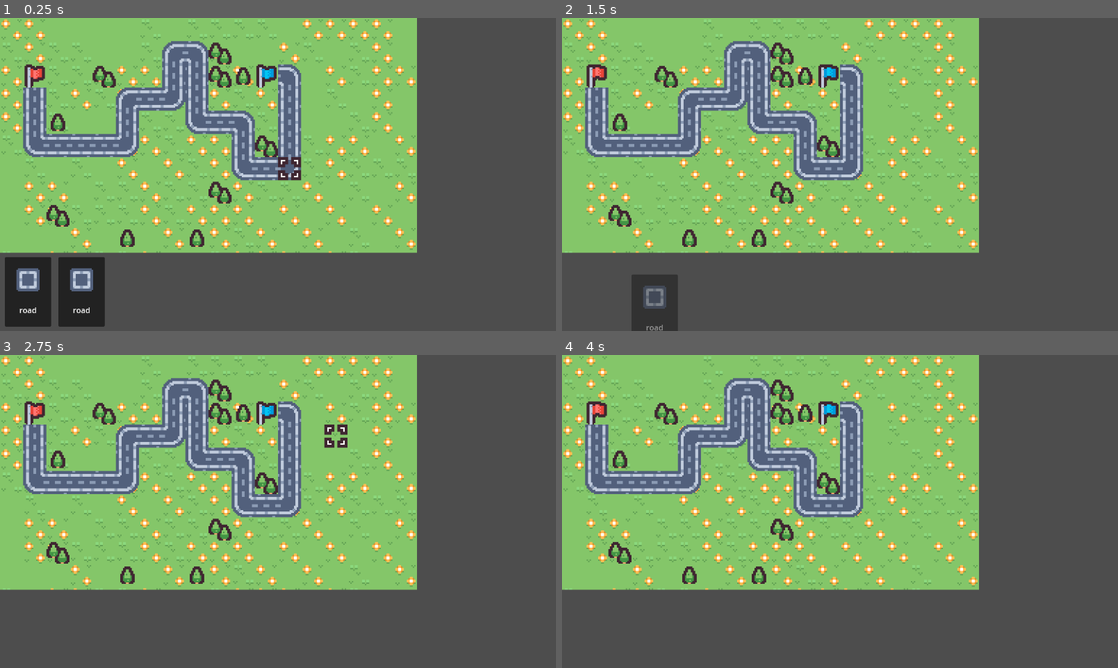
Above: before the commit, frames 1-4 (two rows, left to right).
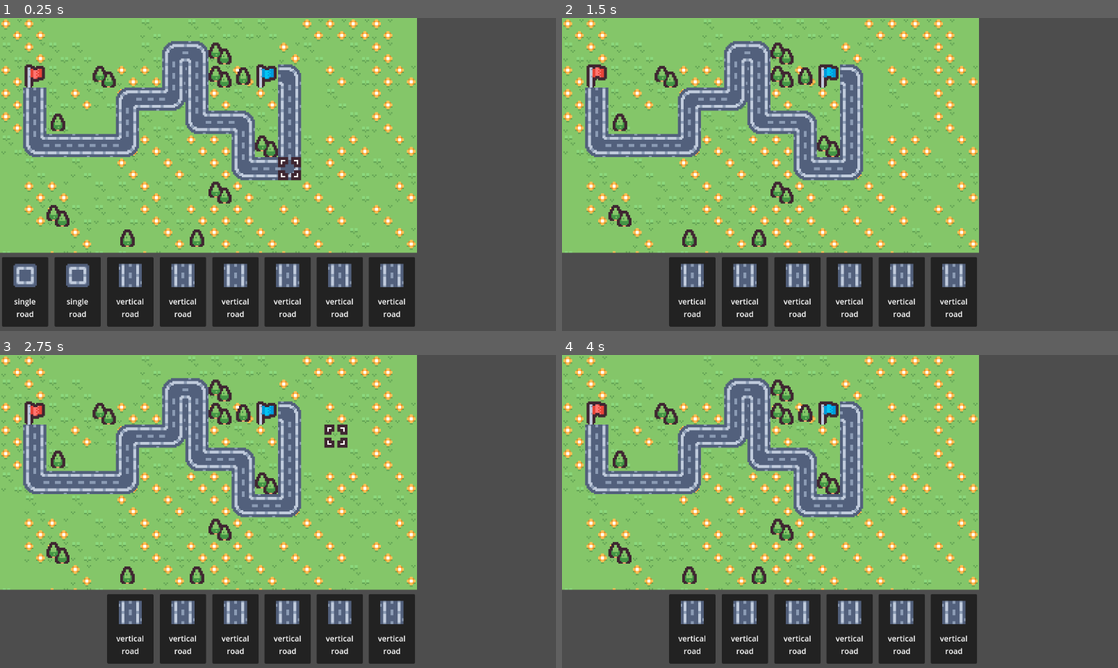
Above: after the commit, the same moments.

Repository: nuzcraft/trails-roads-rails
Game: Godot game, scene res://scenes/main.tscn
Same seed, same stepped clock (60 frames per second), same inputs: the game is played once before the commit and once after it.
Inputs (mouse positions are in pixels of both pictures, inside the frame that each line leads up to):
- Up to frame 1 (0.25 s): no input
- Up to frame 2 (1.5 s): tap Enter at 0.5 s; move the mouse to (589, 293) at 0.52 s; click (589, 293) at 0.67 s; tap Space at 1.25 s; move the mouse to (645, 293) at 1.27 s; click (645, 293) at 1.42 s
- Up to frame 3 (2.75 s): tap Enter at 2 s; move the mouse to (333, 442) at 2.02 s; click (333, 442) at 2.17 s
- Up to frame 4 (4 s): tap Space at 2.75 s; move the mouse to (812, 574) at 2.77 s; click (812, 574) at 2.92 s; tap Enter at 3.5 s; move the mouse to (1006, 558) at 3.52 s; click (1006, 558) at 3.67 s

The runs differ from the first frame. In frame 1, 12% of the frame differs, in the area x 0-75%, y 76-99%; in frame 2, 12%; in frame 3, 11%; in frame 4, 11%.

Commit message:
messed up card dragging by adding containers

Diff:
--- a/scenes/card.gd
+++ b/scenes/card/card.gd
@@ -2,6 +2,8 @@
 class_name Card
 
 signal card_dropped(card, atlas_position)
+
+@export var card_name: String = "single road"
 
 var return_pos: Vector2
 
@@ -18,6 +20,7 @@
 	return_pos = position
 	var tex: AtlasTexture = $PanelContainer/VBoxContainer/TextureRect.texture
 	atlas_pos = tex.region.position / 16
+	$PanelContainer/VBoxContainer/Label.text = card_name
 
 func _process(delta: float) -> void:
 	match current_state:
--- a/scenes/card.tscn
+++ b/scenes/card/card.tscn
@@ -1,6 +1,6 @@
 [gd_scene load_steps=4 format=3 uid="uid://cxvwx7q4ct2qd"]
 
-[ext_resource type="Script" path="res://scenes/card.gd" id="1_klpha"]
+[ext_resource type="Script" path="res://scenes/card/card.gd" id="1_klpha"]
 [ext_resource type="Texture2D" uid="uid://cg3h6g2bsiy8s" path="res://assets/kenney-tiny-battle/tilemap_packed.png" id="1_rxqnl"]
 
 [sub_resource type="AtlasTexture" id="AtlasTexture_vt1ow"]
@@ -43,6 +43,7 @@
 [node name="TextureRect" type="TextureRect" parent="PanelContainer/VBoxContainer"]
 custom_minimum_size = Vector2(48, 48)
 layout_mode = 2
+size_flags_horizontal = 4
 size_flags_vertical = 6
 texture = SubResource("AtlasTexture_vt1ow")
 
@@ -52,10 +53,12 @@
 mouse_filter = 1
 
 [node name="Label" type="Label" parent="PanelContainer/VBoxContainer"]
+custom_minimum_size = Vector2(48, 48)
 layout_mode = 2
-text = "road"
+text = "single road"
 horizontal_alignment = 1
 vertical_alignment = 1
+autowrap_mode = 2
 
 [node name="Spacer3" type="Control" parent="PanelContainer/VBoxContainer"]
 layout_mode = 2
--- /dev/null
+++ b/scenes/card/road/vert_road_card.tscn
@@ -0,0 +1,14 @@
+[gd_scene load_steps=4 format=3 uid="uid://dqnmna5yxls28"]
+
+[ext_resource type="PackedScene" uid="uid://cxvwx7q4ct2qd" path="res://scenes/card/card.tscn" id="1_l0aw3"]
+[ext_resource type="Texture2D" uid="uid://cg3h6g2bsiy8s" path="res://assets/kenney-tiny-battle/tilemap_packed.png" id="2_8jn6k"]
+
+[sub_resource type="AtlasTexture" id="AtlasTexture_5yw3f"]
+atlas = ExtResource("2_8jn6k")
+region = Rect2(0, 128, 16, 16)
+
+[node name="VertRoadCard" instance=ExtResource("1_l0aw3")]
+card_name = "vertical road"
+
+[node name="TextureRect" parent="PanelContainer/VBoxContainer" index="1"]
+texture = SubResource("AtlasTexture_5yw3f")
--- a/scenes/main.gd
+++ b/scenes/main.gd
@@ -4,17 +4,16 @@
 
 # Called when the node enters the scene tree for the first time.
 func _ready() -> void:
-	$Control/Card.card_dropped.connect(on_card_dropped)
-	$Control/Card2.card_dropped.connect(on_card_dropped)
+	$Control/HandContainer/CardContainer/Card.card_dropped.connect(on_card_dropped)
+	$Control/HandContainer/CardContainer2/Card2.card_dropped.connect(on_card_dropped)
+	$Control/HandContainer/CardContainer3/VertRoadCard.card_dropped.connect(on_card_dropped)
+	$Control/HandContainer/CardContainer4/VertRoadCard2.card_dropped.connect(on_card_dropped)
 
 # Called every frame. 'delta' is the elapsed time since the previous frame.
 func _process(delta: float) -> void:
 	pass
 
 func on_card_dropped(card: Card, atlas_position: Vector2) -> void:
-	print("card dropped heh")
-	print(tile_map_layer_feature.get_local_mouse_position())
-	print(tile_map_layer_feature.local_to_map(tile_map_layer_feature.get_local_mouse_position()))
 	var cell_coord: Vector2i = tile_map_layer_feature.local_to_map(tile_map_layer_feature.get_local_mouse_position())
 	tile_map_layer_feature.set_cell(cell_coord, 0, atlas_position)
 	card.queue_free()
--- a/scenes/main.tscn
+++ b/scenes/main.tscn
@@ -1,9 +1,10 @@
-[gd_scene load_steps=5 format=4 uid="uid://c7gdxxf0oydxh"]
+[gd_scene load_steps=6 format=4 uid="uid://c7gdxxf0oydxh"]
 
 [ext_resource type="TileSet" uid="uid://csb8dcao3si8j" path="res://resources/tiny-battle-tileset.tres" id="1_ow657"]
 [ext_resource type="Script" path="res://scenes/main.gd" id="1_ukryv"]
 [ext_resource type="PackedScene" uid="uid://7sblqvhw6rhk" path="res://scenes/grid_cursor.tscn" id="2_7h2p8"]
-[ext_resource type="PackedScene" uid="uid://cxvwx7q4ct2qd" path="res://scenes/card.tscn" id="2_ur03e"]
+[ext_resource type="PackedScene" uid="uid://cxvwx7q4ct2qd" path="res://scenes/card/card.tscn" id="2_ur03e"]
+[ext_resource type="PackedScene" uid="uid://dqnmna5yxls28" path="res://scenes/card/road/vert_road_card.tscn" id="5_cmo2r"]
 
 [node name="Main" type="Node"]
 script = ExtResource("1_ukryv")
@@ -41,16 +42,76 @@
 tile_set = ExtResource("1_ow657")
 
 [node name="GridCursor" parent="Control/SubViewportContainer/SubViewport" instance=ExtResource("2_7h2p8")]
-position = Vector2(152, -24)
+position = Vector2(136, 72)
 
-[node name="Card" parent="Control" instance=ExtResource("2_ur03e")]
-offset_left = 10.0
-offset_top = 495.0
-offset_right = 106.0
-offset_bottom = 639.0
+[node name="HandContainer" type="GridContainer" parent="Control"]
+layout_mode = 1
+anchors_preset = -1
+anchor_top = 0.75
+anchor_right = 0.75
+anchor_bottom = 1.0
+columns = 8
 
-[node name="Card2" parent="Control" instance=ExtResource("2_ur03e")]
-offset_left = 121.0
-offset_top = 495.0
-offset_right = 217.0
-offset_bottom = 639.0
+[node name="CardContainer" type="CenterContainer" parent="Control/HandContainer"]
+layout_mode = 2
+size_flags_horizontal = 3
+size_flags_vertical = 3
+
+[node name="Card" parent="Control/HandContainer/CardContainer" instance=ExtResource("2_ur03e")]
+layout_mode = 2
+
+[node name="CardContainer2" type="CenterContainer" parent="Control/HandContainer"]
+layout_mode = 2
+size_flags_horizontal = 3
+size_flags_vertical = 3
+
+[node name="Card2" parent="Control/HandContainer/CardContainer2" instance=ExtResource("2_ur03e")]
+layout_mode = 2
+
+[node name="CardContainer3" type="CenterContainer" parent="Control/HandContainer"]
+layout_mode = 2
+size_flags_horizontal = 3
+size_flags_vertical = 3
+
+[node name="VertRoadCard" parent="Control/HandContainer/CardContainer3" instance=ExtResource("5_cmo2r")]
+layout_mode = 2
+
+[node name="CardContainer4" type="CenterContainer" parent="Control/HandContainer"]
+layout_mode = 2
+size_flags_horizontal = 3
+size_flags_vertical = 3
+
+[node name="VertRoadCard2" parent="Control/HandContainer/CardContainer4" instance=ExtResource("5_cmo2r")]
+layout_mode = 2
+
+[node name="CardContainer5" type="CenterContainer" parent="Control/HandContainer"]
+layout_mode = 2
+size_flags_horizontal = 3
+size_flags_vertical = 3
+
+[node name="VertRoadCard3" parent="Control/HandContainer/CardContainer5" instance=ExtResource("5_cmo2r")]
+layout_mode = 2
+
+[node name="CardContainer6" type="CenterContainer" parent="Control/HandContainer"]
+layout_mode = 2
+size_flags_horizontal = 3
+size_flags_vertical = 3
+
+[node name="VertRoadCard4" parent="Control/HandContainer/CardContainer6" instance=ExtResource("5_cmo2r")]
+layout_mode = 2
+
+[node name="CardContainer7" type="CenterContainer" parent="Control/HandContainer"]
+layout_mode = 2
+size_flags_horizontal = 3
+size_flags_vertical = 3
+
+[node name="VertRoadCard5" parent="Control/HandContainer/CardContainer7" instance=ExtResource("5_cmo2r")]
+layout_mode = 2
+
+[node name="CardContainer8" type="CenterContainer" parent="Control/HandContainer"]
+layout_mode = 2
+size_flags_horizontal = 3
+size_flags_vertical = 3
+
+[node name="VertRoadCard6" parent="Control/HandContainer/CardContainer8" instance=ExtResource("5_cmo2r")]
+layout_mode = 2
